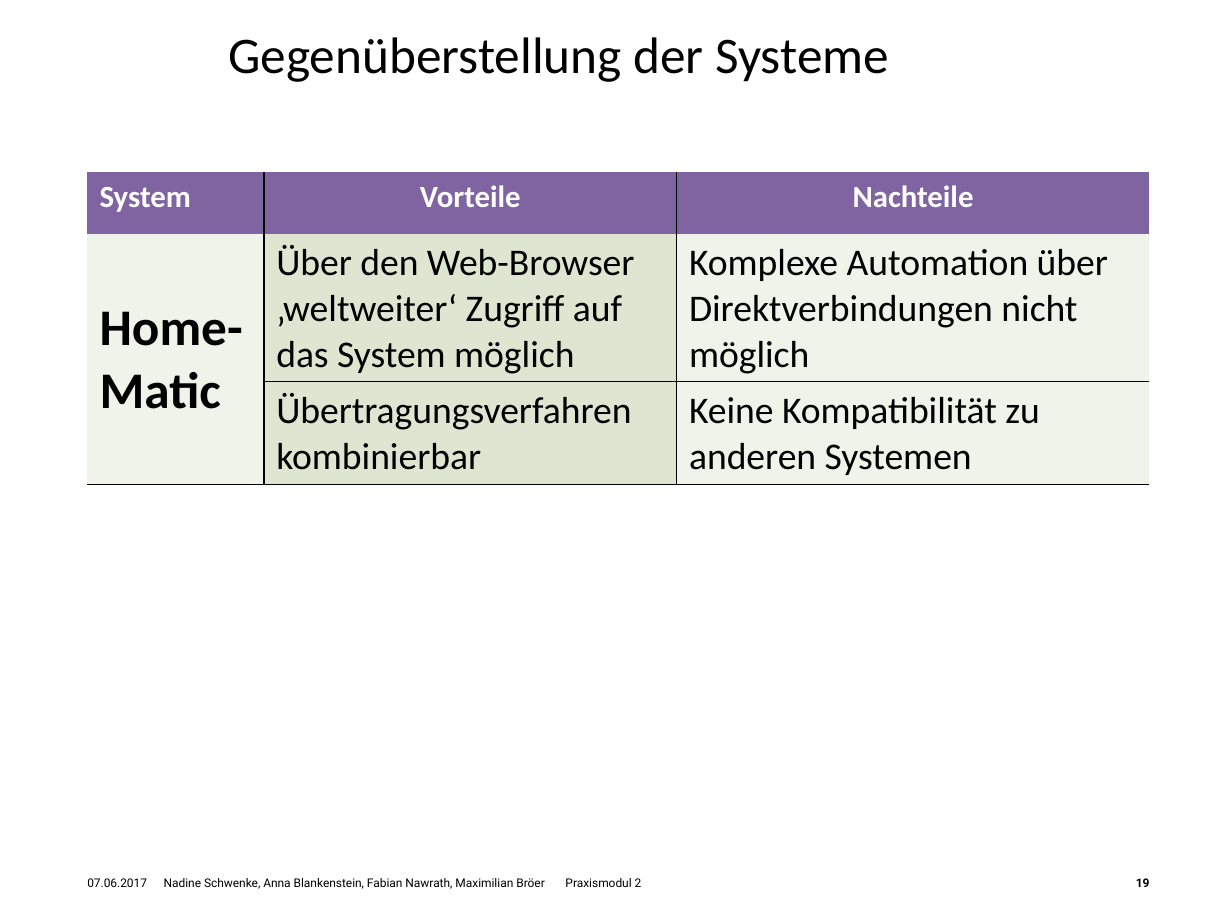
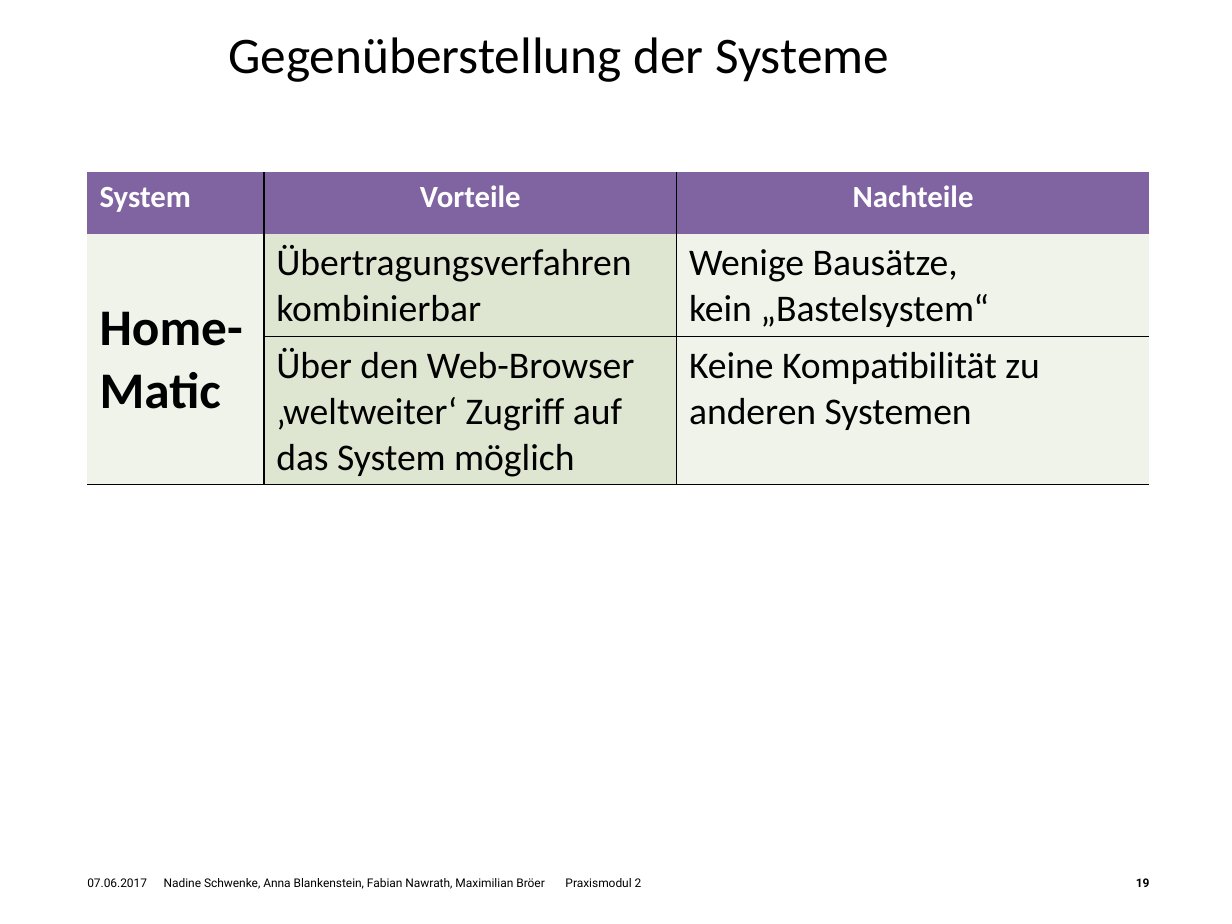
Before and after one commit to Nawygator/Praxisseminar, a slide deck: slide 19 of HSHL_Hausautomationssysteme.potx.pptx. Drawn at 1232x924 pixels with LibreOffice and Linux fonts; fonts in the diff are those of the drawing; background and template pictures are left out. Boxes give left, top, right and bottom in pixels: in the first picture for what was removed or moved away, otherwise in the second. Text is boxed around its words. In the diff, an @@ line names an element or a change of style, - is before the commit and + after.

```diff
--- a/HSHL_Hausautomationssysteme.potx.pptx
+++ b/HSHL_Hausautomationssysteme.potx.pptx
@@ table at [87, 172, 1149, 484] @@
-row 2, column 2: Über den Web-Browser ‚weltweiter‘ Zugriff auf das System möglich
+row 2, column 2: Übertragungsverfahren kombinierbar
-row 2, column 3: Komplexe Automation über Direktverbindungen nicht möglich
+row 2, column 3: Wenige Bausätze, kein „Bastelsystem“
-row 3, column 2: Übertragungsverfahren kombinierbar
+row 3, column 2: Über den Web-Browser ‚weltweiter‘ Zugriff auf das System möglich
```
Also in this commit, not shown: 9 other slides changed, 1 other file.
